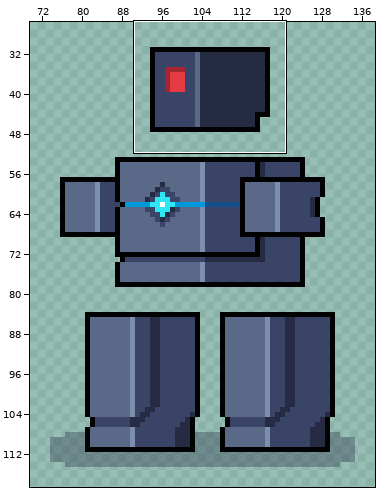
A pixel-art file gets an edit: src/art/intro_boss_animation.aseprite. The first picture is a wide view before the edit; the outline marks the close-up.
Close-up. The starting point:
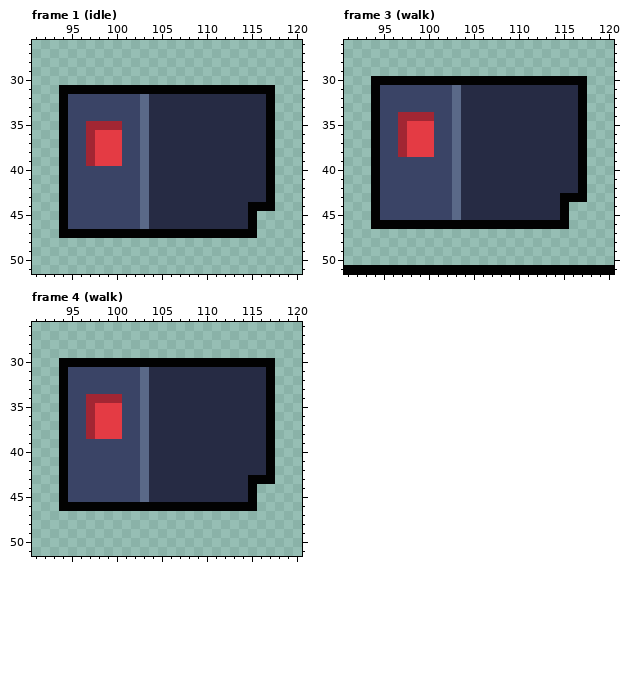
200x120 pixels, 9 frames. Colours within 5 levels of each other are drawn and written as one. Shown: frame 1 (idle): x 91..120, y 26..51; frame 3 (walk): x 91..120, y 26..51; frame 4 (walk): x 91..120, y 26..51. The wide view leaves out empty margins. The commit also changed other frames or places, which this record leaves out.
The same view after the edit:
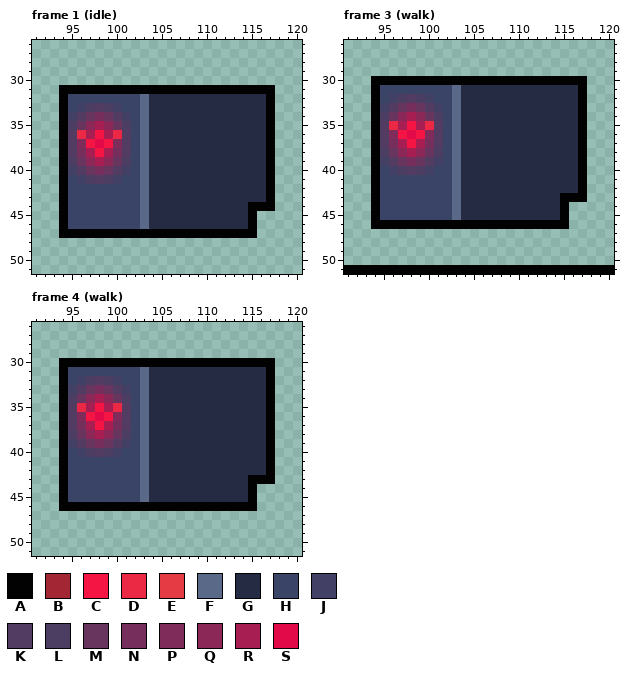
Palette (. is transparent): A #020202  B #a22633  C #f51544  D #ec2944  E #e43b44  F #5a6988  G #262b44  H #3a4466  J #424165  K #523c62  L #4c3e63  M #67355e  N #762f5c  P #802c5a  Q #8b2858  R #a71e53  S #e30a49
From old to new:
layer "light_source/head down" added
layer "light_source/head up" added
Frame 1 (idle), layer "light_source/head down":
Colour B becomes colour C in row 37 at x 97.
Colour E becomes colour C in row 36 at x 98; in row 37 at x 99; in row 38 at x 98.
Colour E becomes colour D in row 36 at x 100.
Colour H becomes colour D in row 36 at x 96.
Colour H becomes colour J in row 33 at x 96 and 100; in row 34 at x 95 and 101; in row 40 at x 95 and 101; in row 41 at x 96 and 100.
Colour H becomes colour K in row 33 at x 98; in row 34 at x 96 and 100; in rows 36 to 38 at x 95 and 101; in row 40 at x 96 and 100; in row 41 at x 98.
Colour H becomes colour L in row 33 at x 97 and 99; in row 35 at x 95 and 101; in row 39 at x 95 and 101; in row 41 at x 97 and 99.
Colour B becomes colour M in row 35 at x 100.
Colour E becomes colour M in row 39 at x 100.
Colour H becomes colour M in row 34 at x 97 and 99; in row 35 at x 96; in row 39 at x 96; in row 40 at x 97 and 99.
Colour E becomes colour N in row 38 at x 100.
Colour H becomes colour N in row 34 at x 98; in row 38 at x 96; in row 40 at x 98.
Colour E becomes colour P in row 37 at x 100.
Colour H becomes colour P in row 37 at x 96.
Colour B becomes colour Q in row 35 at x 97 and 99; in row 39 at x 97.
Colour E becomes colour Q in row 39 at x 99.
Colour B becomes colour R in row 35 at x 98; in row 36 at x 97; in row 38 at x 97.
Colour E becomes colour R in row 36 at x 99; in row 38 at x 99; in row 39 at x 98.
Colour E becomes colour S in row 37 at x 98.
Frame 3 (walk), layer "light_source/head up":
Colour B becomes colour C in row 36 at x 97.
Colour E becomes colour C in row 35 at x 98; in row 36 at x 99; in row 37 at x 98.
Colour E becomes colour D in row 35 at x 100.
Colour H becomes colour D in row 35 at x 96.
Colour H becomes colour J in row 32 at x 96 and 100; in row 33 at x 95 and 101; in row 39 at x 95 and 101; in row 40 at x 96 and 100.
Colour H becomes colour K in row 32 at x 98; in row 33 at x 96 and 100; in rows 35 to 37 at x 95 and 101; in row 39 at x 96 and 100; in row 40 at x 98.
Colour H becomes colour L in row 32 at x 97 and 99; in row 34 at x 95 and 101; in row 38 at x 95 and 101; in row 40 at x 97 and 99.
Colour B becomes colour M in row 34 at x 100.
Colour E becomes colour M in row 38 at x 100.
Colour H becomes colour M in row 33 at x 97 and 99; in row 34 at x 96; in row 38 at x 96; in row 39 at x 97 and 99.
Colour E becomes colour N in row 37 at x 100.
Colour H becomes colour N in row 33 at x 98; in row 37 at x 96; in row 39 at x 98.
Colour E becomes colour P in row 36 at x 100.
Colour H becomes colour P in row 36 at x 96.
Colour B becomes colour Q in row 34 at x 97 and 99; in row 38 at x 97.
Colour E becomes colour Q in row 38 at x 99.
Colour B becomes colour R in row 34 at x 98; in row 35 at x 97; in row 37 at x 97.
Colour E becomes colour R in row 35 at x 99; in row 37 at x 99; in row 38 at x 98.
Colour E becomes colour S in row 36 at x 98.
Frame 4 (walk), layer "light_source/head up": the same change as frame 3 (walk)
Boxes around the changes in both close-ups, in picture pixels (x1, y1, x2, y2):
changed: (68, 103, 131, 184)
changed: (380, 94, 443, 175)
changed: (68, 376, 131, 457)
